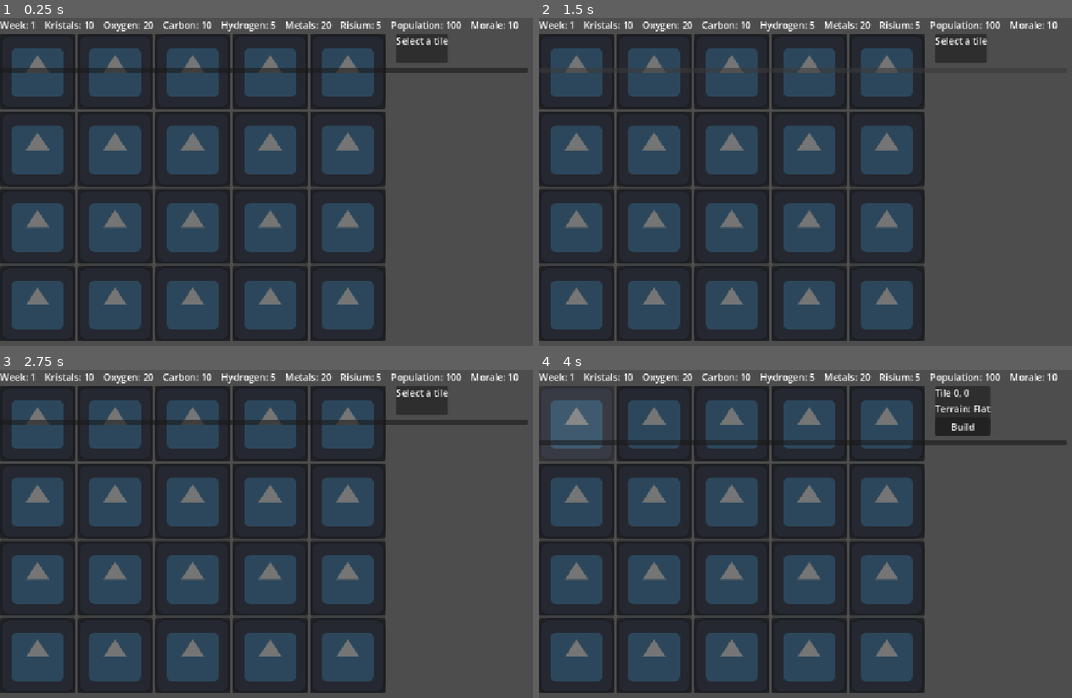
Above: before the commit, frames 1-4 (two rows, left to right).
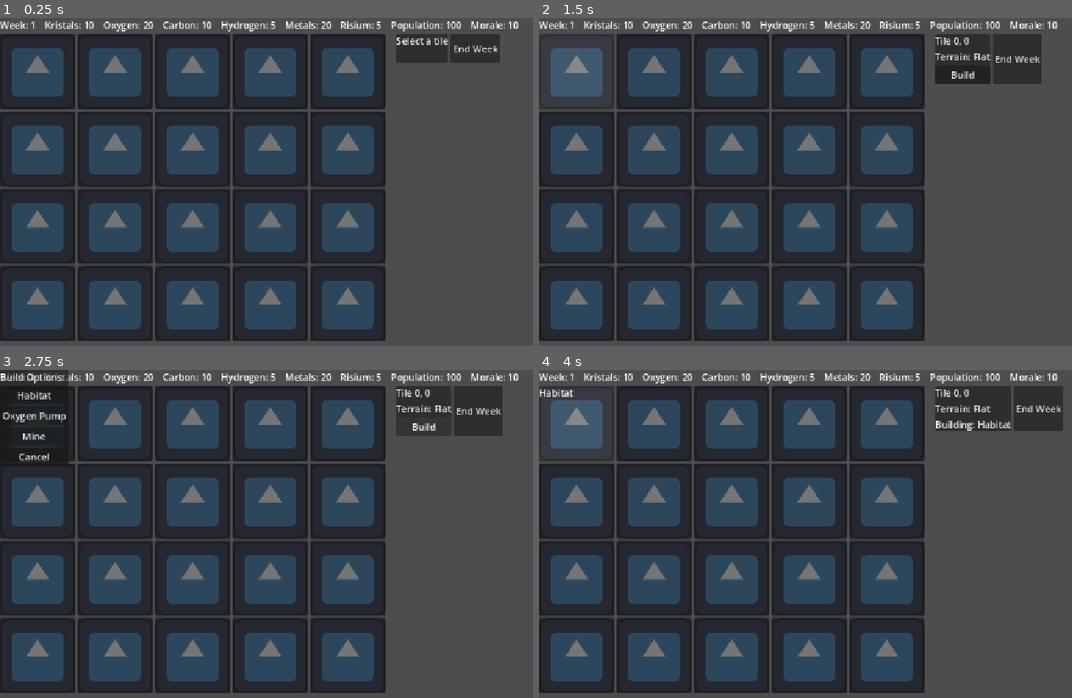
Above: after the commit, the same moments.

Repository: Chris-Biju/tsa-videogame-project
Game: Godot game, scene res://colony_screen.tscn
Two runs of this game, one before a commit and one after it. Both use one fixed random seed, a clock stepped at 60 frames per second and the inputs below. This scene is started directly instead of the project's main scene. The engine's default icon, where the game draws it, is replaced by a stand-in: a white triangle on a blue panel in a dark square.
Inputs (mouse positions are in pixels of both pictures, inside the frame that each line leads up to; where the layout moved, square brackets give the same spot in the first picture):
- Up to frame 1 (0.25 s): no input
- Up to frame 2 (1.5 s): click (1013, 47) [805, 70] at 0.5 s; click (576, 70) at 1.27 s
- Up to frame 3 (2.75 s): click (421, 425) at 2 s, where only the run after the commit has a clickable "Build"
- Up to frame 4 (4 s): click (570, 396) at 2.75 s, where only the run after the commit has a clickable "Habitat"; click (576, 422) at 3.52 s

The runs differ from the first frame. In frame 1, 1.9% of the frame differs, in the area x 2-100%, y 4-17%; in frame 2, 2.5%; in frame 3, 4.6%, in the area x 0-100%, y 0-29%; in frame 4, 3.4%.

Commit message:
something. i think a bunch of building placement

Diff:
--- /dev/null
+++ b/tsa-26-27-videogame/BuildMenu.tscn
@@ -0,0 +1,29 @@
+[gd_scene format=3 uid="uid://xf0sctorexxs"]
+
+[ext_resource type="Script" uid="uid://d1q14wm6yba61" path="res://build_menu.gd" id="1_0xsru"]
+
+[node name="BuildMenu" type="Control" unique_id=641668789]
+layout_mode = 3
+anchors_preset = 0
+offset_right = 40.0
+offset_bottom = 40.0
+script = ExtResource("1_0xsru")
+
+[node name="PanelContainer" type="PanelContainer" parent="." unique_id=569244055]
+layout_mode = 0
+offset_right = 40.0
+offset_bottom = 40.0
+
+[node name="VBoxContainer" type="VBoxContainer" parent="PanelContainer" unique_id=1283457793]
+layout_mode = 2
+
+[node name="TitleLabel" type="Label" parent="PanelContainer/VBoxContainer" unique_id=1512029196]
+layout_mode = 2
+text = "Build Options:"
+
+[node name="BuildingList" type="VBoxContainer" parent="PanelContainer/VBoxContainer" unique_id=2039297171]
+layout_mode = 2
+
+[node name="CancelButton" type="Button" parent="PanelContainer/VBoxContainer" unique_id=803994855]
+layout_mode = 2
+text = "Cancel"
--- /dev/null
+++ b/tsa-26-27-videogame/Building.tscn
@@ -0,0 +1,20 @@
+[gd_scene format=3 uid="uid://da1u0yp585at2"]
+
+[ext_resource type="Script" uid="uid://cwtsynwky73uw" path="res://building.gd" id="1_e37n3"]
+
+[node name="Building" type="Control" unique_id=462896158]
+layout_mode = 3
+anchors_preset = 0
+offset_right = 40.0
+offset_bottom = 40.0
+script = ExtResource("1_e37n3")
+
+[node name="BuildingSprite" type="TextureRect" parent="." unique_id=144359144]
+layout_mode = 0
+offset_right = 40.0
+offset_bottom = 40.0
+
+[node name="NameLabel" type="Label" parent="." unique_id=693141144]
+layout_mode = 0
+offset_right = 40.0
+offset_bottom = 23.0
--- /dev/null
+++ b/tsa-26-27-videogame/build_menu.gd
@@ -0,0 +1,37 @@
+extends Control
+
+signal building_chosen(buiilding_id: String)
+signal cancelled
+
+@onready var building_list: VBoxContainer = $PanelContainer/VBoxContainer/BuildingList
+@onready var cancel_button: Button = $PanelContainer/VBoxContainer/CancelButton
+
+var building_options := [
+	{"id": "habitat", "name": "Habitat"},
+	{"id": "oxygen_pump", "name": "Oxygen Pump"},
+	{"id" : "mine", "name": "Mine"}
+	]
+# Called when the node enters the scene tree for the first time.
+func _ready() -> void:
+	cancel_button.pressed.connect(_on_cancel_pressed)
+	_populate_buildings()
+	hide()
+
+func _populate_buildings() -> void:
+	for option in building_options:
+		var button := Button.new()
+		button.text = option["name"]
+		button.pressed.connect(_on_building_pressed.bind(option["id"]))
+		building_list.add_child(button)
+
+func _on_building_pressed(building_id: String) -> void:
+	building_chosen.emit(building_id)
+	hide()
+
+func _on_cancel_pressed():
+	cancelled.emit()
+	hide()
+
+# Called every frame. 'delta' is the elapsed time since the previous frame.
+func _process(delta: float) -> void:
+	pass
--- /dev/null
+++ b/tsa-26-27-videogame/building.gd
@@ -0,0 +1,21 @@
+extends Control
+
+@onready var building_sprite: TextureRect = $BuildingSprite
+@onready var name_label: Label = $NameLabel #ts is temp
+
+var building_id: String = ""
+
+# Called when the node enters the scene tree for the first time.
+func _ready() -> void:
+	pass
+
+func setup(id: String, display_name: String, texture: Texture2D = null) -> void:
+	building_id = id
+	name_label.text = display_name
+
+	if texture != null:
+		building_sprite.texture = texture
+
+# Called every frame. 'delta' is the elapsed time since the previous frame.
+func _process(delta: float) -> void:
+	pass
--- a/tsa-26-27-videogame/colony_screen.gd
+++ b/tsa-26-27-videogame/colony_screen.gd
@@ -1,11 +1,17 @@
 extends Control
 @onready var colony_map = $VBoxContainer/MainContent/ColonyMap
 @onready var colony_panel = $VBoxContainer/MainContent/ColonyPanel
-var selected_position
+@onready var build_menu = $BuildMenu
+var selected_position := Vector2i.ZERO
+const BUILDING_SCENE = preload("res://Building.tscn")
+
+signal end_week_requested
 
 # Called when the node enters the scene tree for the first time.
 func _ready() -> void:
 	colony_panel.show_no_selection()
+	colony_panel.build_requested.connect(_on_build_requested)
+	build_menu.building_chosen.connect(_on_building_chosen)
 
 
 # Called every frame. 'delta' is the elapsed time since the previous frame.
@@ -18,6 +24,26 @@
 	var tile = colony_map.get_tile_at(position)
 	colony_panel.show_tile_details(position, tile.terrain_name, tile.building_name, tile.building_name == "")
 
+func _on_build_requested() -> void:
+	build_menu.show()
+
+func _on_building_chosen(building_id: String) -> void:
+	var tile = colony_map.get_tile_at(selected_position)
+
+	if not tile.is_buildable():
+		return
+
+	var display_name: String = building_id.capitalize()
+	var building = BUILDING_SCENE.instantiate()
+	tile.add_child(building)
+	building.setup(building_id, display_name)
+
+	tile.place_building(building_id, display_name)
+	colony_panel.show_tile_details(selected_position, tile.terrain_name, tile.building_name, false)
 
 func _on_colony_panel_build_requested() -> void:
 	print("Build requested for tile: ", selected_position)
+
+
+func _on_end_week_button_pressed() -> void:
+	end_week_requested.emit()
--- a/tsa-26-27-videogame/colony_screen.tscn
+++ b/tsa-26-27-videogame/colony_screen.tscn
@@ -4,6 +4,7 @@
 [ext_resource type="PackedScene" uid="uid://mc0daqc03bdl" path="res://top_bar.tscn" id="2_3v2fp"]
 [ext_resource type="PackedScene" uid="uid://bxuxrxbprhm0d" path="res://ColonyMap.tscn" id="2_dsga4"]
 [ext_resource type="PackedScene" uid="uid://eq3f5iqkt7yf" path="res://ColonyPanel.tscn" id="3_3v2fp"]
+[ext_resource type="PackedScene" uid="uid://xf0sctorexxs" path="res://BuildMenu.tscn" id="5_3v2fp"]
 
 [node name="ColonyScreen" type="Control" unique_id=1397028783]
 layout_mode = 3
@@ -27,11 +28,16 @@
 [node name="ColonyPanel" parent="VBoxContainer/MainContent" unique_id=319582178 instance=ExtResource("3_3v2fp")]
 layout_mode = 2
 
+[node name="EndWeekButton" type="Button" parent="VBoxContainer/MainContent" unique_id=2095651233]
+layout_mode = 2
+text = "End Week"
+
 [node name="EventBanner" type="PanelContainer" parent="VBoxContainer" unique_id=1120543046]
 layout_mode = 2
 
-[node name="EndWeekButton" type="Button" parent="VBoxContainer" unique_id=2095651233]
-layout_mode = 2
+[node name="BuildMenu" parent="." unique_id=641668789 instance=ExtResource("5_3v2fp")]
+layout_mode = 0
 
 [connection signal="tile_selected" from="VBoxContainer/MainContent/ColonyMap" to="." method="_on_colony_map_tile_selected"]
 [connection signal="build_requested" from="VBoxContainer/MainContent/ColonyPanel" to="." method="_on_colony_panel_build_requested"]
+[connection signal="pressed" from="VBoxContainer/MainContent/EndWeekButton" to="." method="_on_end_week_button_pressed"]
--- a/tsa-26-27-videogame/colony_tile.gd
+++ b/tsa-26-27-videogame/colony_tile.gd
@@ -27,6 +27,17 @@
 func _on_click_area_pressed() -> void:
 	selected.emit(tile_position)
 
+func is_buildable() -> bool:
+	return not has_building
+
+func place_building(id: String, display_name: String) -> bool:
+	if not is_buildable:
+		return false
+
+	has_building = true
+	building_name = display_name
+	return true
+
 # Called every frame. 'delta' is the elapsed time since the previous frame.
 func _process(delta: float) -> void:
 	pass
--- a/tsa-26-27-videogame/top_bar.gd
+++ b/tsa-26-27-videogame/top_bar.gd
@@ -6,12 +6,14 @@
 	pass # Replace with function body.
 
 func update_status(status: Dictionary) -> void:
-	$WeekLabel.text = "Week: %s" % status.get("week", 1)
+	$WeekLabel.text = "Week: %s" % status.get("current_week", 1)
 	$KristalsLabel.text = "Kristals: %s" % status.get("kristals", 0)
 	$OxygenLabel.text = "Oxygen: %s" % status.get("oxygen", 0)
 	$CarbonLabel.text = "Carbon: %s" % status.get("carbon", 0)
 	$HydrogenLabel.text = "Hydrogen: %s" % status.get("hydrogen", 0)
-	$MetalsLabel.text = "Metals: %s" % status.get("metals", 0)
+	$CopperLabel.text = "Copper: %s" % status.get("copper", 0)
+	$IronLabel.text = "Iron: %s" % status.get("iron", 0)
+	$AluminumLabel.text = "Alumnium: %s" % status.get("aluminum", 0)
 	$RisiumLabel.text = "Risium: %s" % status.get("risium", 0)
 	$PopulationLabel.text = "Population: %s" % status.get("population", 0)
 	$MoraleLabel.text = "Morale: %s" % status.get("morale", 0)
--- a/tsa-26-27-videogame/top_bar.tscn
+++ b/tsa-26-27-videogame/top_bar.tscn
@@ -28,7 +28,7 @@
 layout_mode = 2
 text = "Hydrogen: 5"
 
-[node name="MetalsLabel" type="Label" parent="." unique_id=558921025]
+[node name="CopperLabel" type="Label" parent="." unique_id=558921025]
 layout_mode = 2
 text = "Metals: 20"
 
@@ -46,3 +46,9 @@
 
 [node name="WarningLabel" type="Label" parent="." unique_id=765414998]
 layout_mode = 2
+
+[node name="IronLabel" type="Label" parent="." unique_id=769948192]
+layout_mode = 2
+
+[node name="AluminumLabel" type="Label" parent="." unique_id=173893608]
+layout_mode = 2
Not shown, added: tsa-26-27-videogame/build_menu.gd.uid
Not shown, added: tsa-26-27-videogame/building.gd.uid
